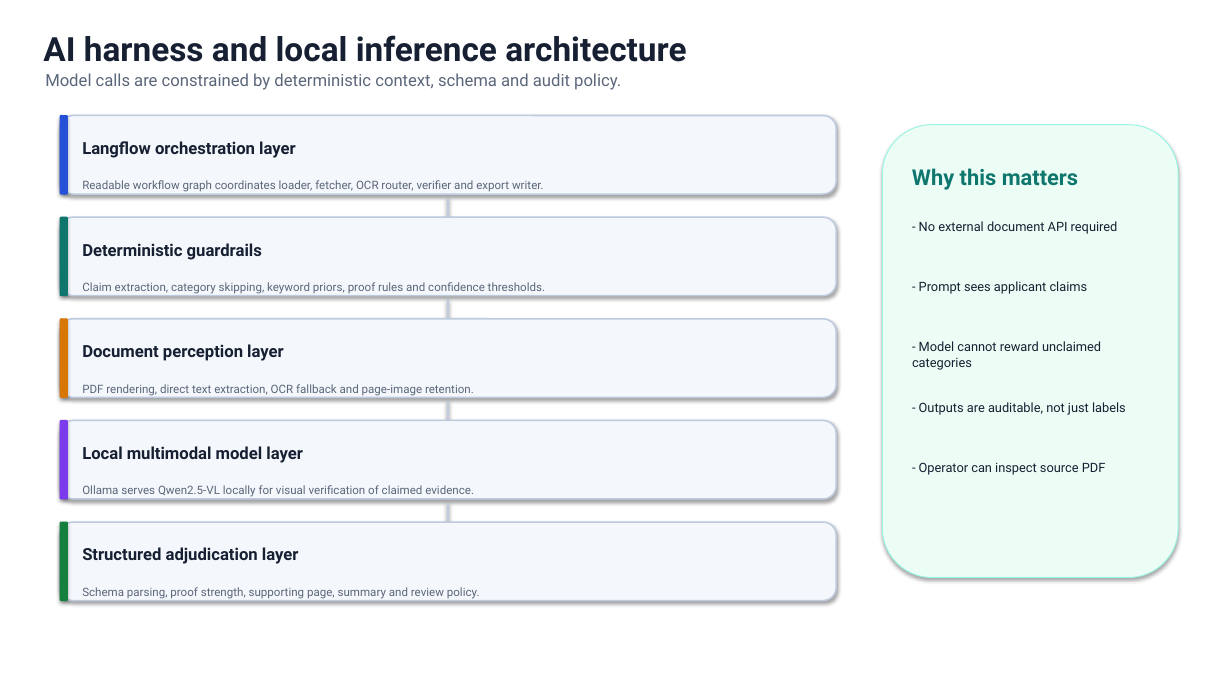
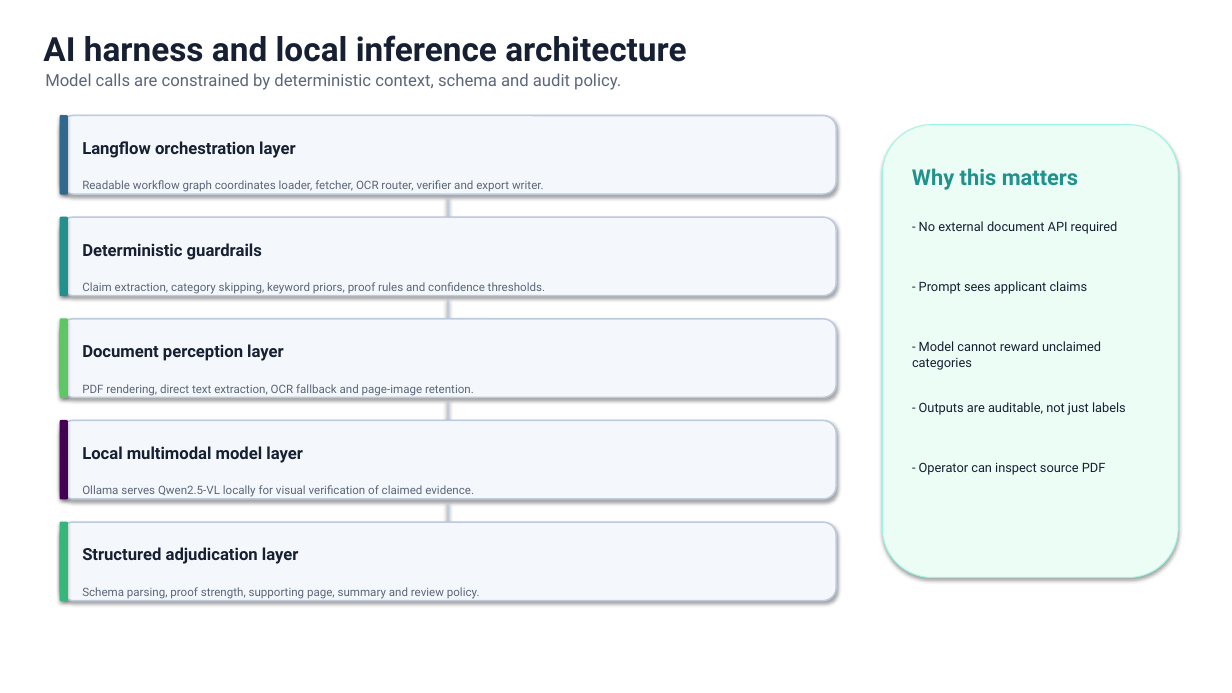
Before and after one commit to datateamdigitalhealthdivision/eplacement-kyc-verifier, a slide deck: slide 4 of manuscripts/eplacement_kyc_v4_1_validation/editable_figures_1_4.pptx. Drawn at 1232x693 pixels with LibreOffice and Linux fonts; fonts in the diff are those of the drawing. Boxes give left, top, right and bottom in pixels: in the first picture for what was removed or moved away, otherwise in the second. Text is boxed around its words. In the diff, an @@ line names an element or a change of style, - is before the commit and + after.

```diff
--- a/manuscripts/eplacement_kyc_v4_1_validation/editable_figures_1_4.pptx
+++ b/manuscripts/eplacement_kyc_v4_1_validation/editable_figures_1_4.pptx
@@ rounded rectangle at box(60, 116, 67, 194): fill #2550D8 to #31688E; outline #2550D8 0.75 pt to #31688E 0.75 pt @@
@@ text "Why this matters" at box(912, 168, 1078, 190): text colour #0F766E to #21918C @@
@@ rounded rectangle at box(60, 217, 67, 296): fill #0F766E to #21918C; outline #0F766E 0.75 pt to #21918C 0.75 pt @@
@@ rounded rectangle at box(60, 319, 67, 397): fill #D97706 to #5DC863; outline #D97706 0.75 pt to #5DC863 0.75 pt @@
@@ rounded rectangle at box(60, 421, 67, 499): fill #7C3AED to #440154; outline #7C3AED 0.75 pt to #440154 0.75 pt @@
@@ rounded rectangle at box(60, 522, 67, 601): fill #15803D to #35B779; outline #15803D 0.75 pt to #35B779 0.75 pt @@
```
Also in this commit, not shown: 3 other slides changed, 11 other files.
